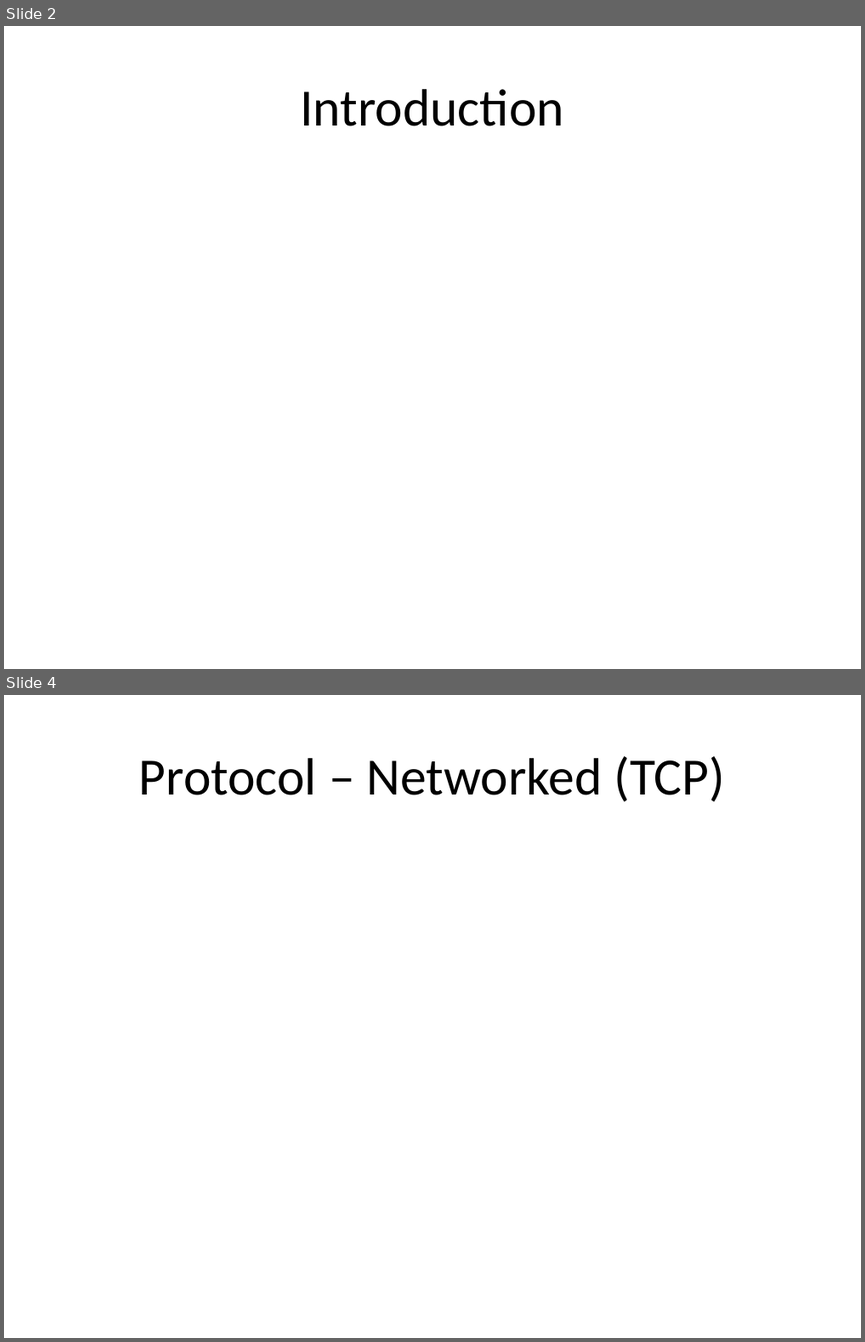
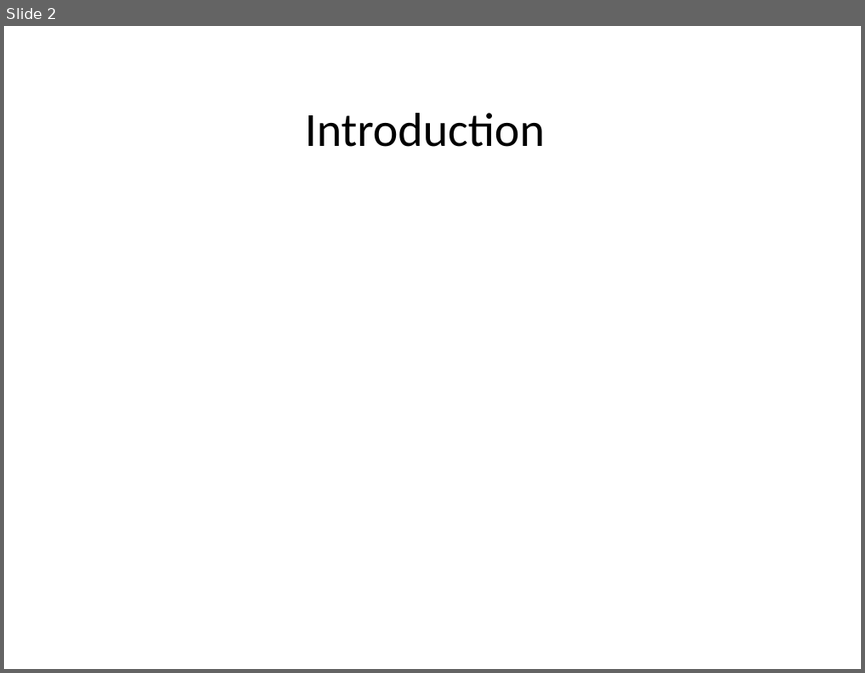
Before and after one commit to masomel/big-data-project, a slide deck: paper/Presentation_May17.pptx. Shown one above the other, each under a label of ours: slides 2 and 4 before the commit, slide 2 after it; the slides between them are not shown. The pictures are 865x1342 and 865x673 pixels, drawn with LibreOffice and Linux fonts; fonts in the diff are those of the drawing; background and template pictures are left out. Boxes give left, top, right and bottom in pixels: in the first picture for what was removed or moved away, otherwise in the second. Text is boxed around its words. In the diff, an @@ line names an element or a change of style, - is before the commit and + after.

```diff
--- a/paper/Presentation_May17.pptx
+++ b/paper/Presentation_May17.pptx
@@ slide 4 removed at (x1=4, y1=695, x2=861, y2=1338), background #FFFFFF @@
@@ title removed at (x1=139, y1=756, x2=726, y2=802) @@
-Protocol – Networked (TCP)
@@ slide 2 changed as well @@
@@ text "Introduction" moved from (x1=300, y1=89, x2=564, y2=126) to (x1=305, y1=113, x2=545, y2=147) @@
@@ text "Introduction" at (x1=305, y1=113, x2=545, y2=147): size 44 to 40 pt @@
```
Also in this commit, not shown: 7 other slides changed, 8 slides added, 6 other slides removed.
